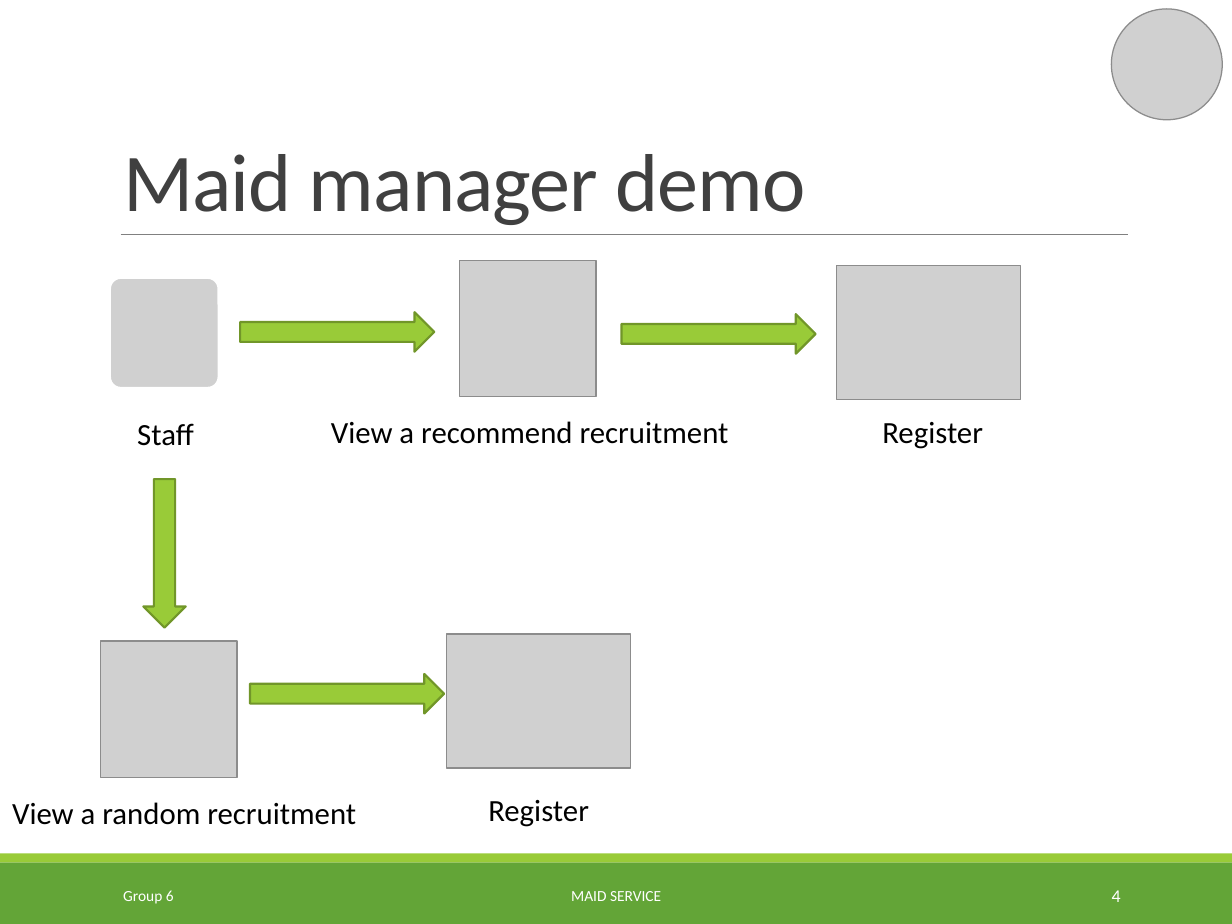
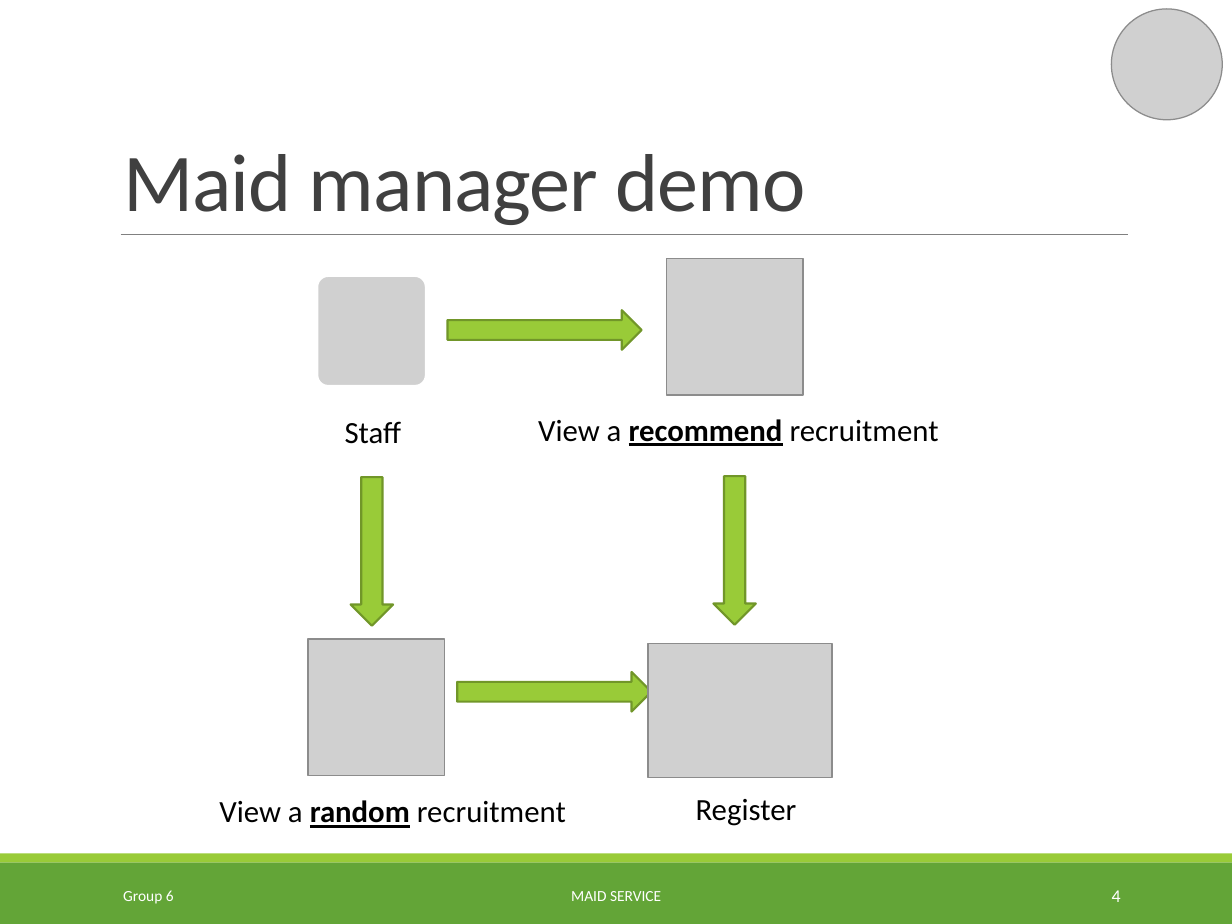
Before and after one commit to TuanBT/ms-website, a slide deck: slide 4 of 06.Personal Archives/02.TuyenMQ/MS_Slide.pptx. Drawn at 1232x924 pixels with LibreOffice and Linux fonts; fonts in the diff are those of the drawing; grey boxes stand for pictures; background and template pictures are left out. Boxes give left, top, right and bottom in pixels: in the first picture for what was removed or moved away, otherwise in the second. Text is boxed around its words. In the diff, an @@ line names an element or a change of style, - is before the commit and + after.

```diff
--- a/06.Personal Archives/02.TuyenMQ/MS_Slide.pptx
+++ b/06.Personal Archives/02.TuyenMQ/MS_Slide.pptx
@@ picture removed at (x1=837, y1=265, x2=1021, y2=399) @@
@@ 4 texts, 3 pictures, 1 right arrow moved together from (x1=12, y1=261, x2=729, y2=827) to (x1=219, y1=259, x2=939, y2=828) @@
@@ right arrow removed at (x1=621, y1=314, x2=816, y2=354) @@
@@ text "View a recommend recruitment" at (x1=538, y1=419, x2=939, y2=446): bold on, underline on in "recommend" @@
@@ text removed at (x1=882, y1=422, x2=983, y2=449) @@
-Register
@@ down arrow moved from (x1=143, y1=479, x2=185, y2=628) to (x1=351, y1=477, x2=393, y2=626) @@
@@ down arrow added at (x1=713, y1=477, x2=755, y2=626), fill #99CB38, outline #719629 1.25 pt @@
@@ picture moved from (x1=446, y1=634, x2=631, y2=769) to (x1=648, y1=644, x2=833, y2=779) @@
@@ right arrow moved from (x1=250, y1=674, x2=445, y2=713) to (x1=457, y1=671, x2=652, y2=711) @@
@@ text "View a random recruitment" at (x1=219, y1=800, x2=566, y2=828): bold on, underline on in "random" @@
```
Also in this commit, not shown: 1 slide added.
